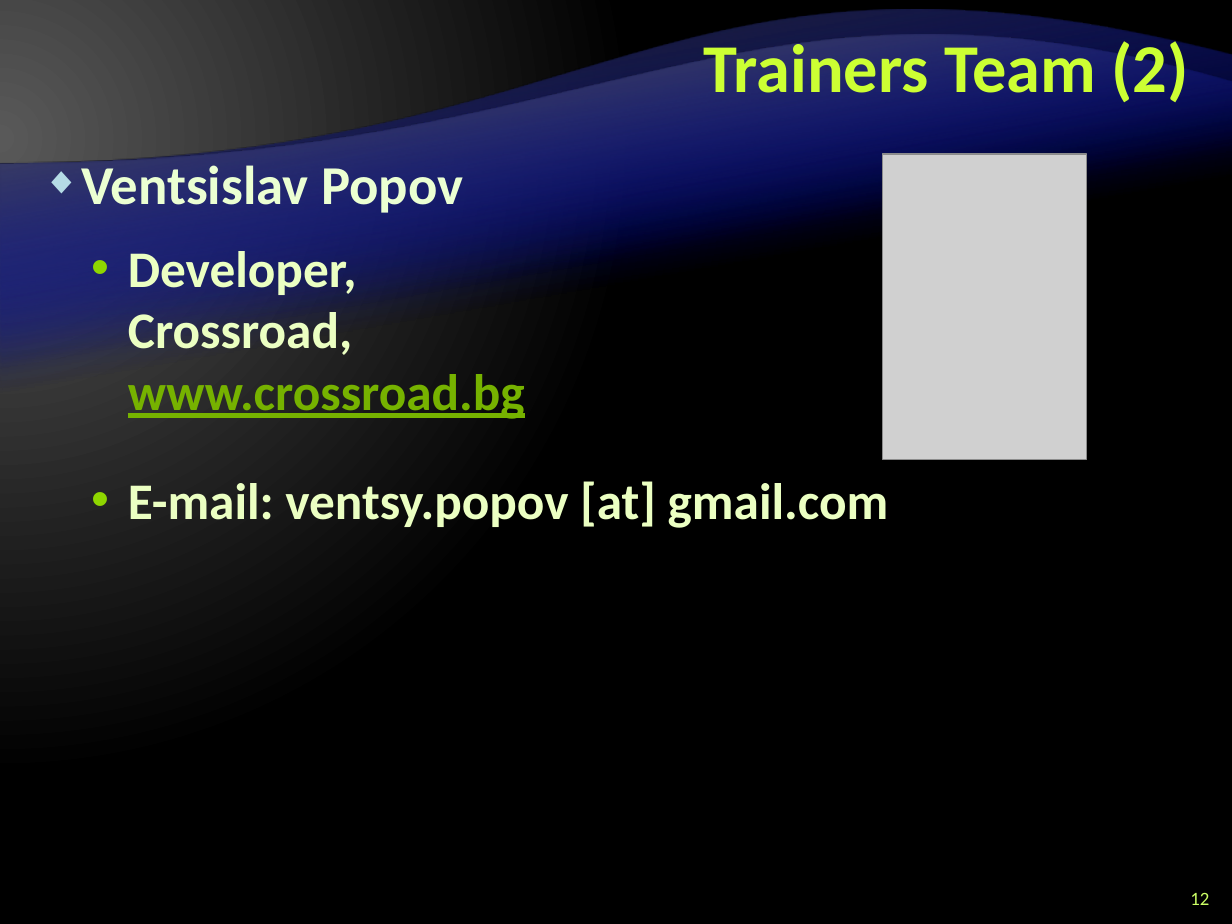
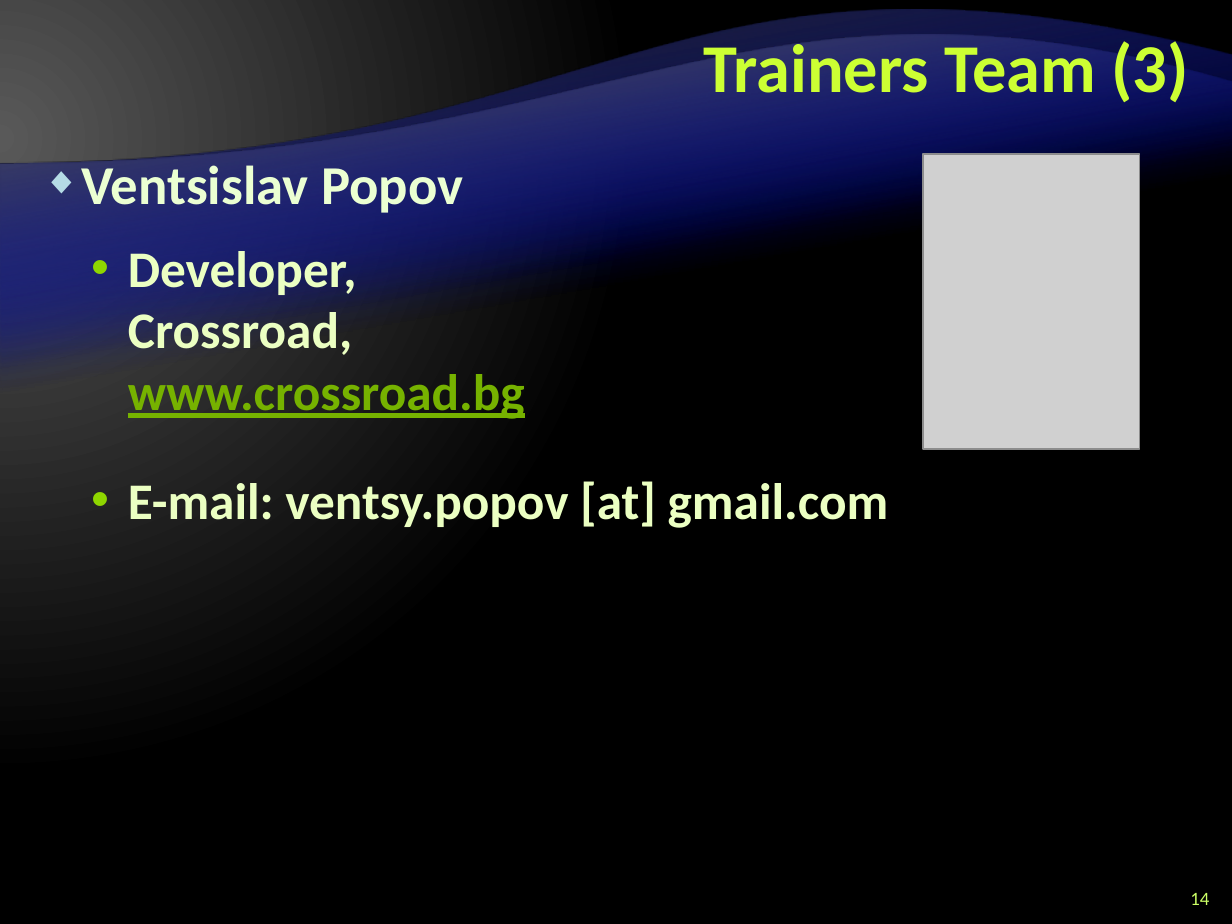
Before and after one commit to Graveheart/aspnetcourse, a slide deck: slide 14 of 2010/lectures/0. Course Introduction.pptx (slide 12 before the commit). Drawn at 1232x924 pixels with LibreOffice and Linux fonts; fonts in the diff are those of the drawing; grey boxes stand for pictures; background and template pictures are left out. Boxes give left, top, right and bottom in pixels: in the first picture for what was removed or moved away, otherwise in the second. Text is boxed around its words. In the diff, an @@ line names an element or a change of style, - is before the commit and + after.

Commit message:
Added few photos; Completed the lectures 0 and 1

```diff
--- a/2010/lectures/0. Course Introduction.pptx
+++ b/2010/lectures/0. Course Introduction.pptx
@@ title at [704, 35, 1189, 102]: text changed @@
-Trainers Team (2)
+Trainers Team (3)
@@ picture: place and size @@
-picture at [883, 154, 1087, 460]
+picture at [923, 154, 1140, 450]
@@ page number at [1190, 893, 1209, 905]: text changed @@
-12
+14
```
Also in this commit, not shown: 12 other slides changed, 1 slide added, 4 other files.
